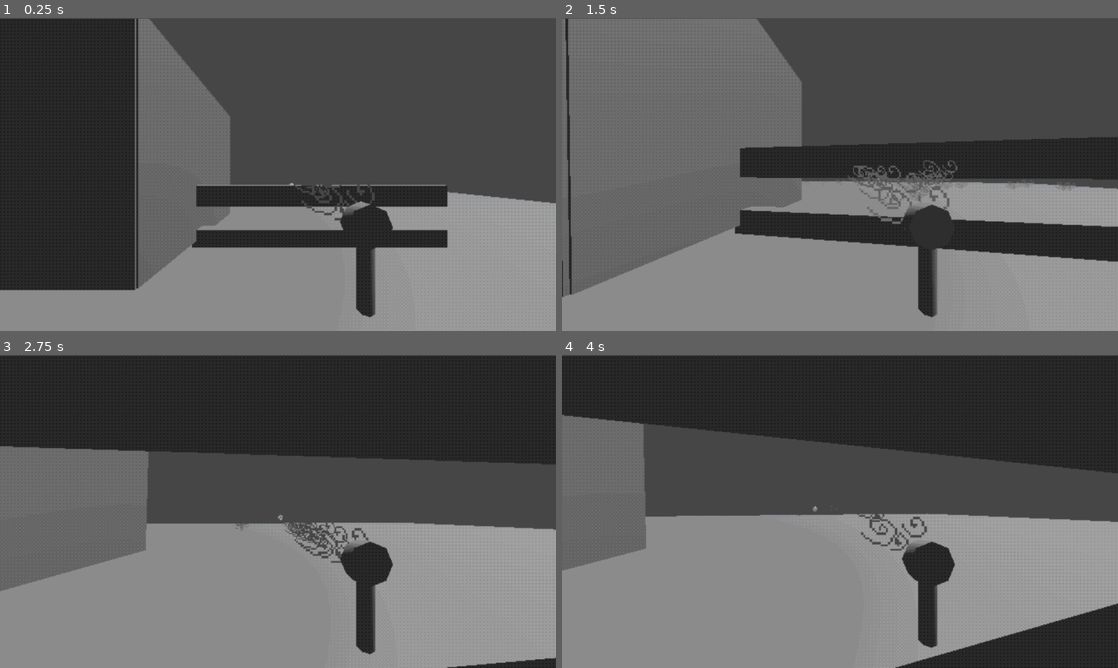
Above: before the commit, frames 1-4 (two rows, left to right).
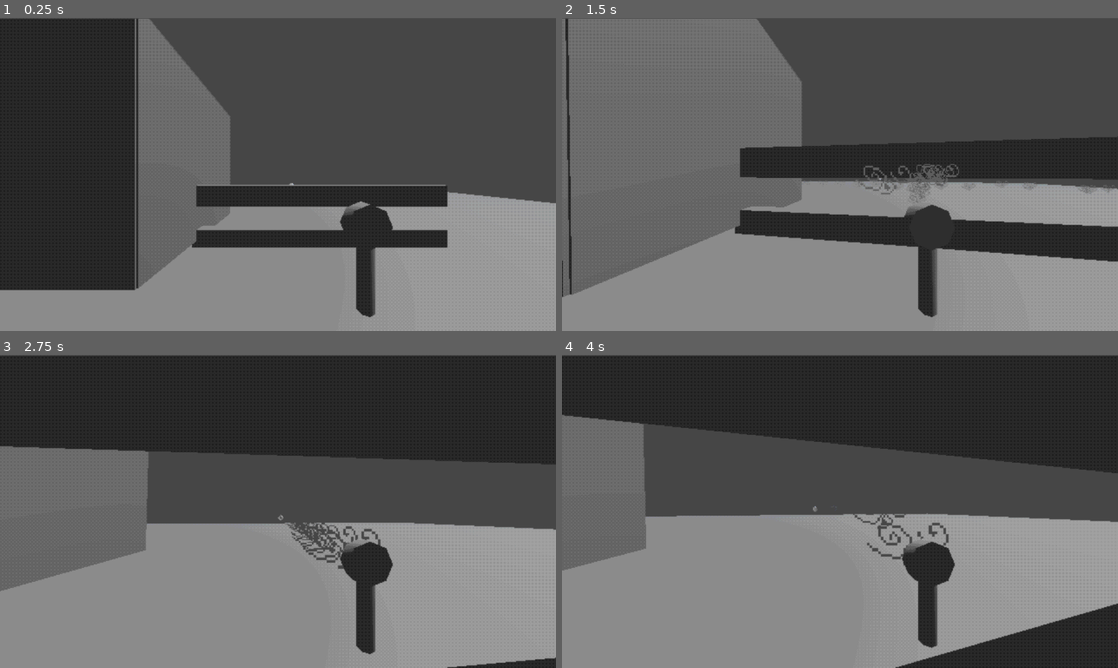
Above: after the commit, the same moments.

Repository: electrp/ggj25
Game: Godot game, scene res://levels/lvl_RoomTest.tscn
The game is run twice, just before and just after one commit, with the same random seed, the same clock (stepped at 60 frames per second) and the same inputs.
Inputs (mouse positions are in pixels of both pictures, inside the frame that each line leads up to):
- Up to frame 1 (0.25 s): no input
- Up to frame 2 (1.5 s): move the mouse to (867, 174) at 0.52 s; press the mouse at (867, 174) at 0.53 s; hold Up (ui_up) from 0.53 s (still down); tap Space (ui_accept) at 0.77 s; move the mouse to (812, 174) at 1.27 s; release the mouse at (812, 174) at 1.28 s; click (812, 174) at 1.35 s
- Up to frame 3 (2.75 s): keep holding Up (ui_up); tap Space (ui_accept) at 1.52 s; move the mouse to (289, 505) at 2.02 s; press the mouse at (289, 505) at 2.03 s
- Up to frame 4 (4 s): keep holding Up (ui_up); move the mouse to (834, 517) at 2.77 s; release the mouse at (834, 517) at 2.78 s; click (834, 517) at 2.85 s; tap Space (ui_accept) at 3.02, 3.77 s; move the mouse to (878, 514) at 3.52 s; press the mouse at (878, 514) at 3.53 s

The runs differ from the first frame. In frame 1, 0.3% of the frame differs, in the area x 52-68%, y 53-65%; in frame 2, 0.8%, in the area x 51-100%, y 45-66%; in frame 3, 0.7%; in frame 4, 0.7%.

Commit message:
particles work for hand held

Diff:
--- a/ggj25/prefabs/pf_Fan.tscn
+++ b/ggj25/prefabs/pf_Fan.tscn
@@ -13,6 +13,7 @@
 @export var activate: bool = true
 
 @onready var end_marker: Node3D = $Area3D/CollisionShape3D/EndMarker
+@onready var particle_emitter = $GPUParticles3D
 
 # Called when the node enters the scene tree for the first time.
 func _ready() -> void:
@@ -23,7 +24,10 @@
 # Called every frame. 'delta' is the elapsed time since the previous frame.
 func _physics_process(delta: float) -> void:
 	if(!activate):
+		particle_emitter.emitting = false
 		return
+	else:
+		particle_emitter.emitting = true
 
 	var norm = end_marker.global_position - self.global_position
 	falloff_scale = norm.length()
